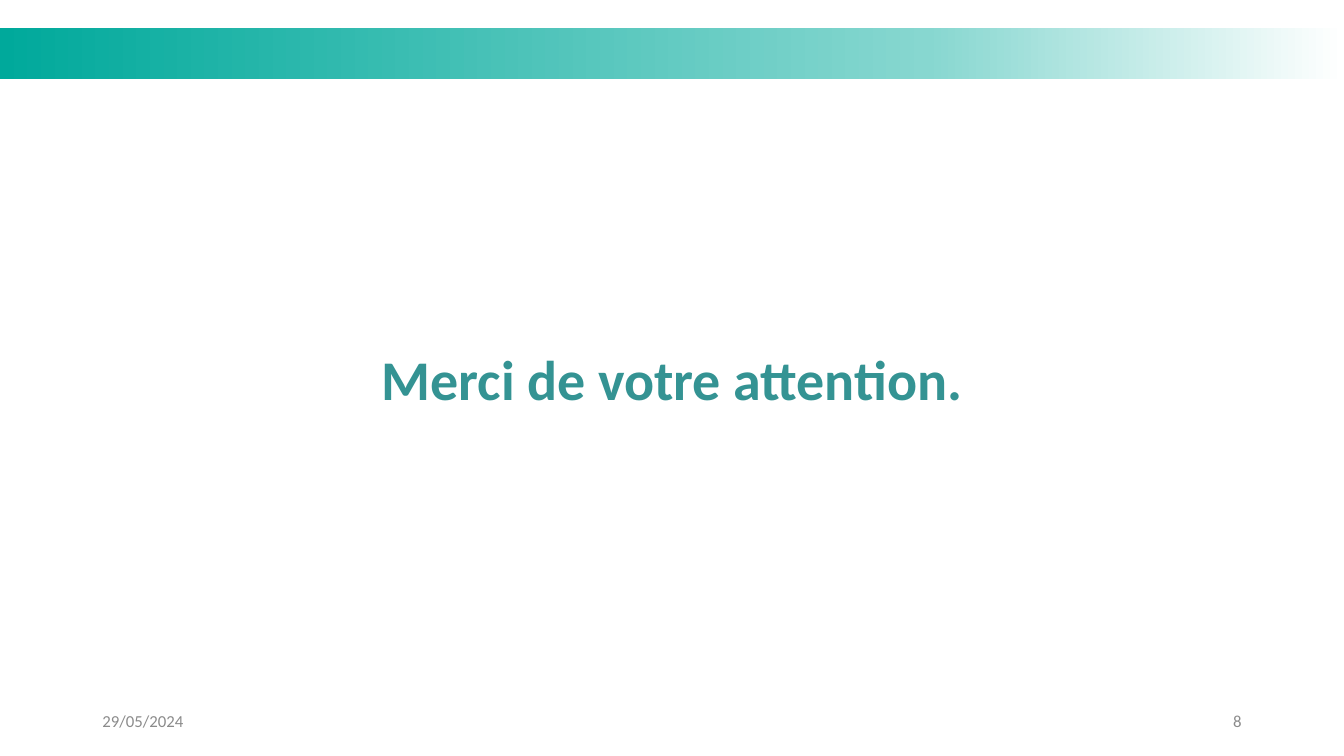
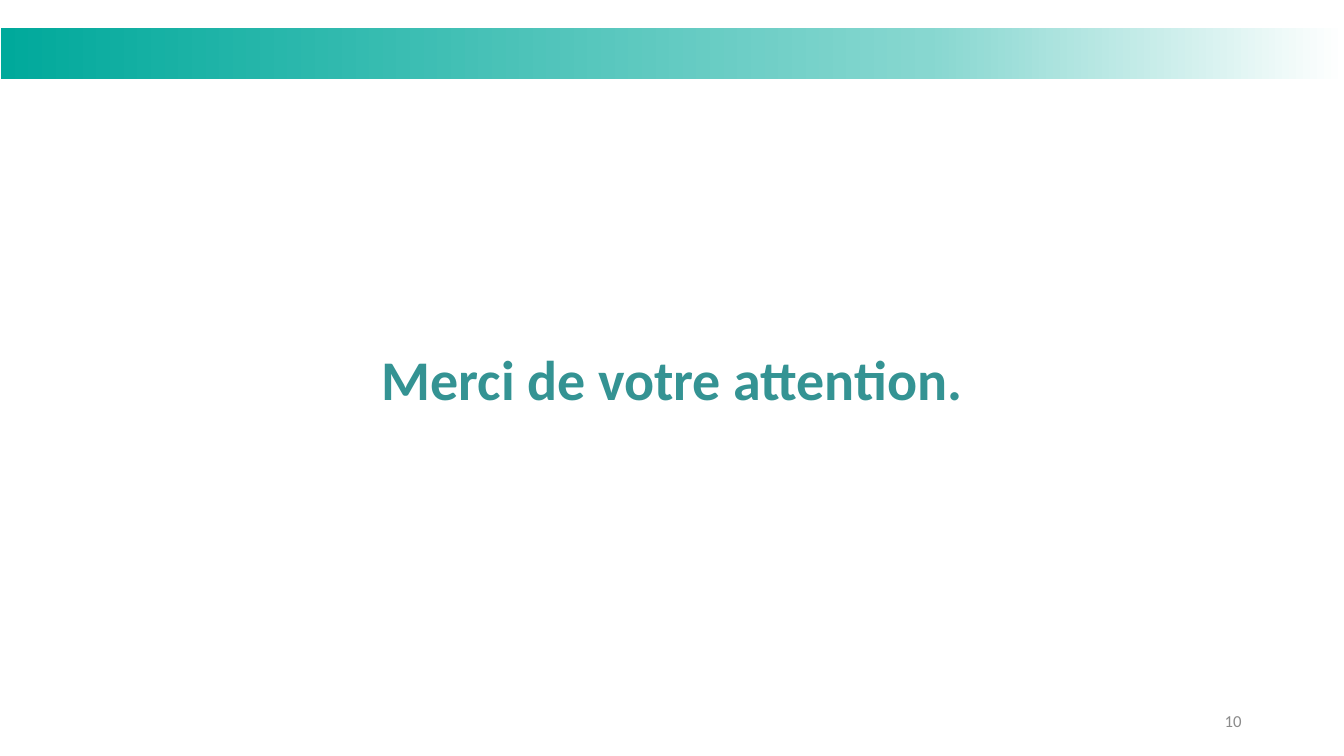
Before and after one commit to MattVerlynde/cahier-labo-stage, a slide deck: slide 10 of static/files_presentation/slides_presentation_these_LISTIC_MVerlynde_2024.pptx (slide 8 before the commit). Drawn at 1344x756 pixels with LibreOffice and Linux fonts; fonts in the diff are those of the drawing; background and template pictures are left out. Boxes give left, top, right and bottom in pixels: in the first picture for what was removed or moved away, otherwise in the second. Text is boxed around its words. In the diff, an @@ line names an element or a change of style, - is before the commit and + after.

```diff
--- a/static/files_presentation/slides_presentation_these_LISTIC_MVerlynde_2024.pptx
+++ b/static/files_presentation/slides_presentation_these_LISTIC_MVerlynde_2024.pptx
@@ text removed at bbox=[102, 715, 183, 728] @@
-29/05/2024
@@ page number at bbox=[1225, 716, 1242, 727]: text changed @@
-8
+10
```
Also in this commit, not shown: 6 other slides changed, 6 slides added, 2 slides removed, 3 other files.
